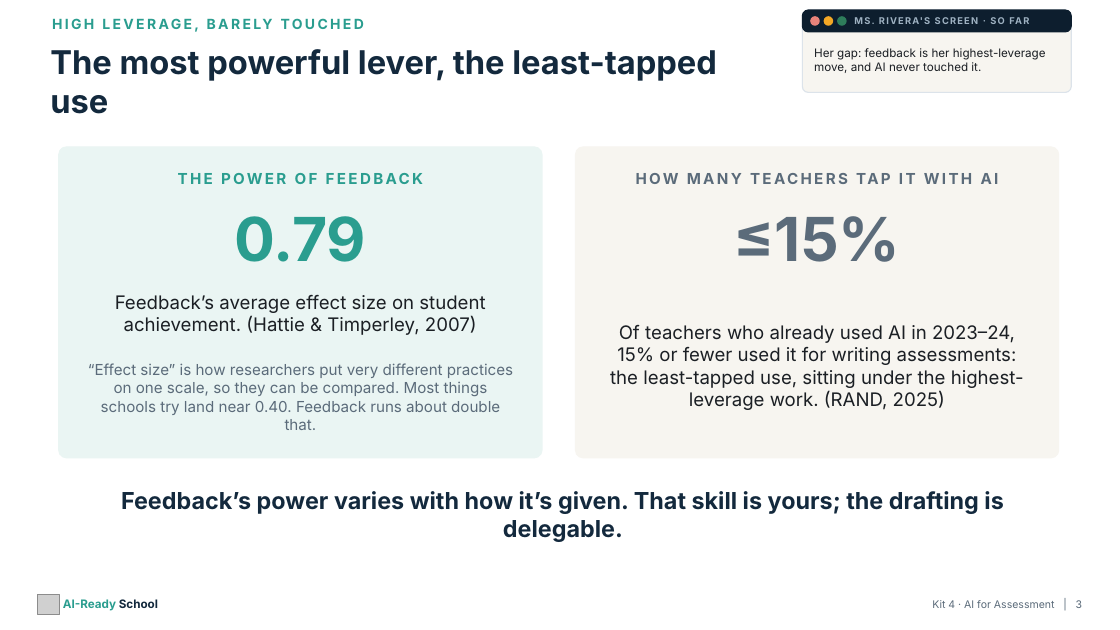
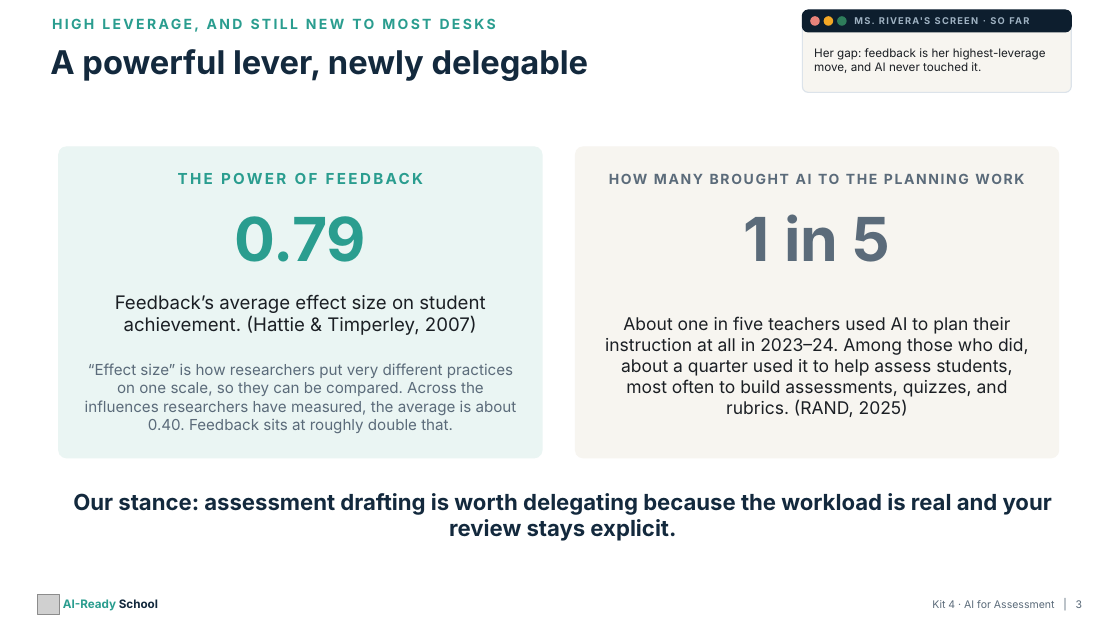
Before and after one commit to aspinozzi1/Ai-School-Ready, a slide deck: slide 3 of kits/kit04/Kit04_PresentationDeck.pptx. Drawn at 1120x630 pixels with LibreOffice and Linux fonts; fonts in the diff are those of the drawing; grey boxes stand for pictures. Boxes give left, top, right and bottom in pixels: in the first picture for what was removed or moved away, otherwise in the second. Text is boxed around its words. In the diff, an @@ line names an element or a change of style, - is before the commit and + after.

```diff
--- a/kits/kit04/Kit04_PresentationDeck.pptx
+++ b/kits/kit04/Kit04_PresentationDeck.pptx
@@ text at [352,18,374,29]: text changed @@
-HIGH LEVERAGE, BARELY TOUCHED
+HIGH LEVERAGE, AND STILL NEW TO MOST DESKS
@@ text at [50,49,589,81]: text changed @@
-The most powerful lever, the least-tapped use
+A powerful lever, newly delegable
@@ text at [818,174,839,184]: text changed; size 13 to 12 pt @@
-HOW MANY TEACHERS TAP IT WITH AI
+HOW MANY BROUGHT AI TO THE PLANNING WORK
@@ text at [744,214,891,262]: text changed @@
-≤15%
+1 in 5
@@ text at [605,316,1029,417]: text changed; size 16 to 15 pt @@
-Of teachers who already used AI in 2023–24, 15% or fewer used it for writing assessments: the least-tapped use, sitting under the highest-leverage work. (RAND, 2025)
+About one in five teachers used AI to plan their instruction at all in 2023–24. Among those who did, about a quarter used it to help assess students, most often to build assessments, quizzes, and rubrics. (RAND, 2025)
@@ text at [85,363,517,433]: text changed @@
-“Effect size” is how researchers put very different practices on one scale, so they can be compared. Most things schools try land near 0.40. Feedback runs about double that.
+“Effect size” is how researchers put very different practices on one scale, so they can be compared. Across the influences researchers have measured, the average is about 0.40. Feedback sits at roughly double that.
@@ text at [73,493,1052,541]: text changed; size 20 to 19 pt @@
-Feedback’s power varies with how it’s given. That skill is yours; the drafting is delegable.
+Our stance: assessment drafting is worth delegating because the workload is real and your review stays explicit.
```
Also in this commit, not shown: 1 other slide changed, 41 other files.
